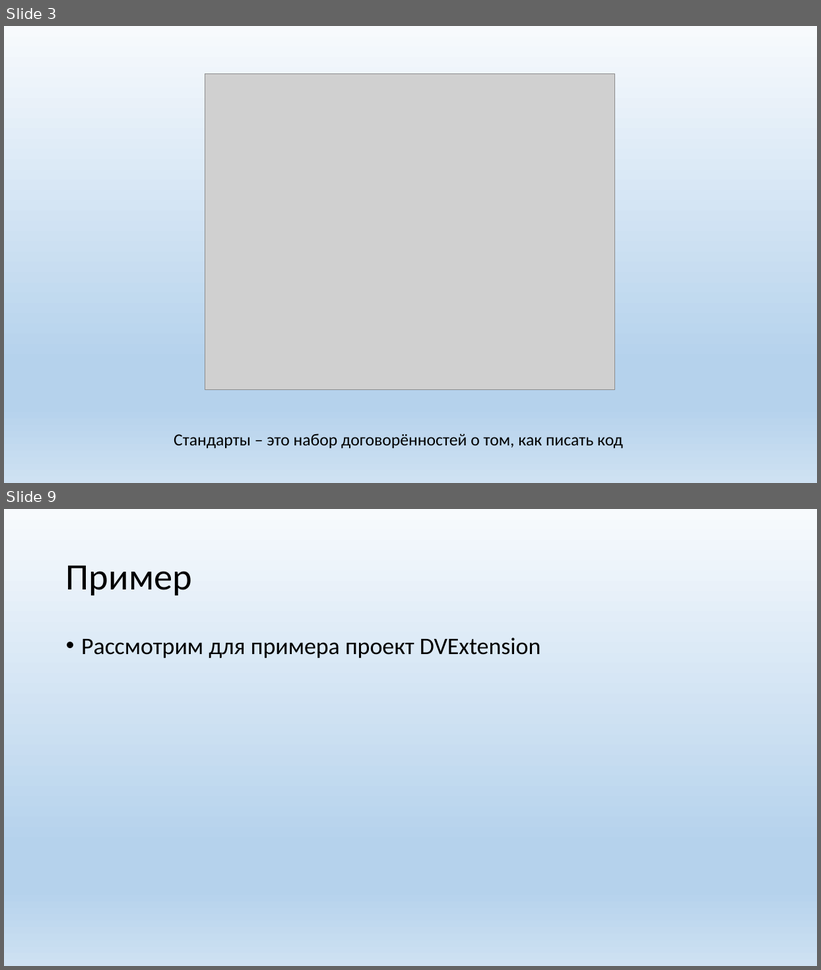
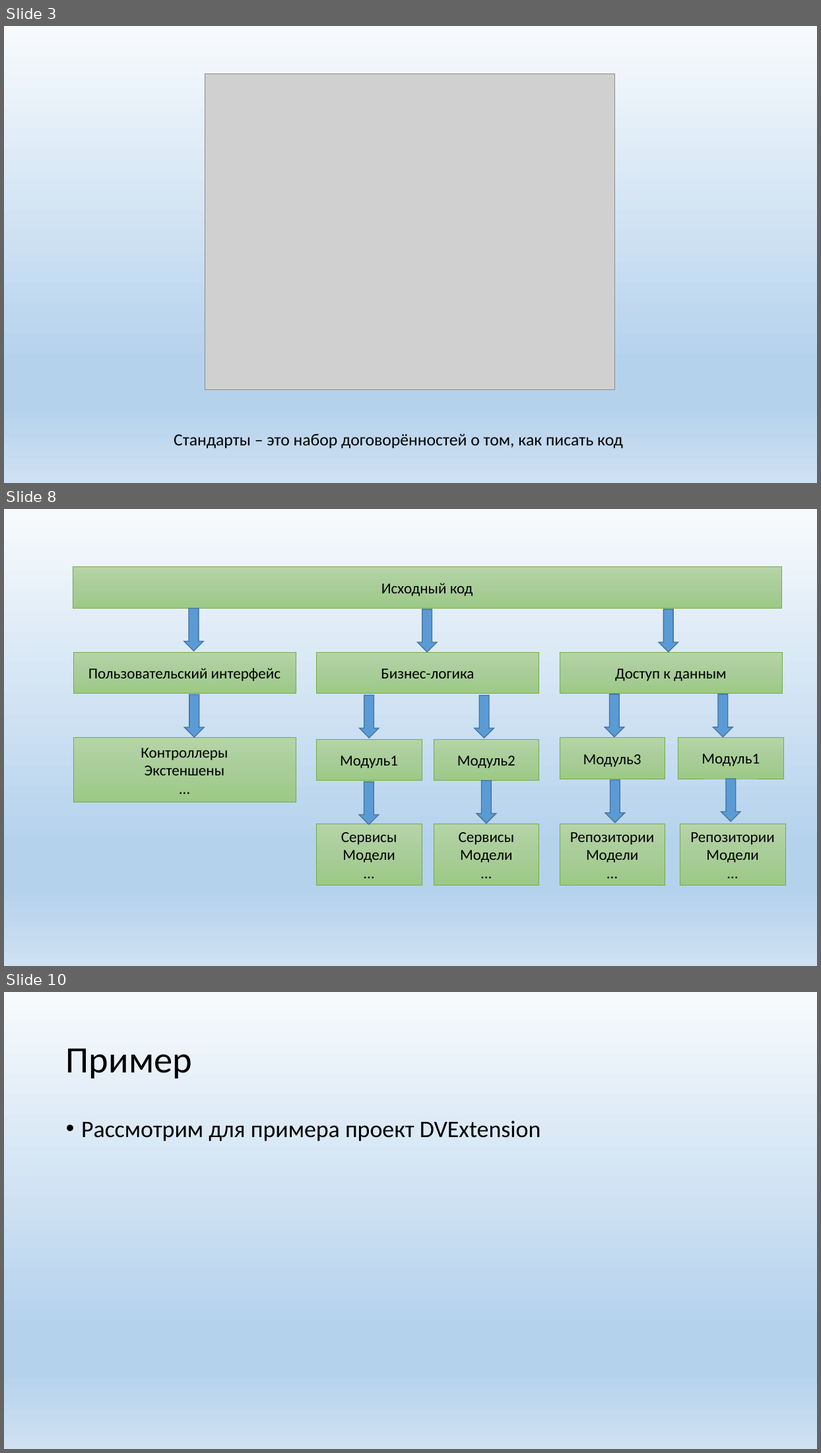
Before and after one commit to sergeyryskulov/Presentations, a slide deck: 10. Стандарты группы DocsVision/Стандарты на архитектуру кода группы DocsVision.pptx. Shown one above the other, each under a label of ours: slides 3 and 9 before the commit, slides 3, 8 and 10 after it; the slides between them are not shown. The pictures are 821x970 and 821x1453 pixels, drawn with LibreOffice and Linux fonts; fonts in the diff are those of the drawing; grey boxes stand for pictures. Boxes give left, top, right and bottom in pixels: in the first picture for what was removed or moved away, otherwise in the second. Text is boxed around its words. In the diff, an @@ line names an element or a change of style, - is before the commit and + after.

```diff
--- a/10. Стандарты группы DocsVision/Стандарты на архитектуру кода группы DocsVision.pptx
+++ b/10. Стандарты группы DocsVision/Стандарты на архитектуру кода группы DocsVision.pptx
@@ slide 8 added at (x1=4, y1=509, x2=817, y2=966), background gradient #F7FAFD to #B5D2EC to #CEE1F2 @@
@@ rectangle added at (x1=73, y1=567, x2=782, y2=609), fill gradient #B5D5A7 to #AACE9A to #9CC987, outline #70AD47 0.5 pt, 18 pt, text #000000 @@
+Исходный код
@@ group added at (x1=73, y1=609, x2=782, y2=694): 3 rectangles, 3 down arrows @@
+Пользовательский интерфейс
+Бизнес-логика
+Доступ к данным
@@ group added at (x1=73, y1=694, x2=784, y2=803): 5 rectangles, 5 down arrows @@
+Контроллеры
+Экстеншены
+…
+Модуль1
+Модуль2
+Модуль3
+Модуль1
@@ group added at (x1=316, y1=779, x2=786, y2=885): 4 rectangles, 4 down arrows @@
+Сервисы
+Модели
+…
+Сервисы
+Модели
+…
+Репозитории
+Модели
+…
+Репозитории
+Модели
+…
@@ what was slide 9 is now slide 10 @@
```
Also in this commit, not shown: 3 slides changed, 3 other slides added, 2 slides removed.
